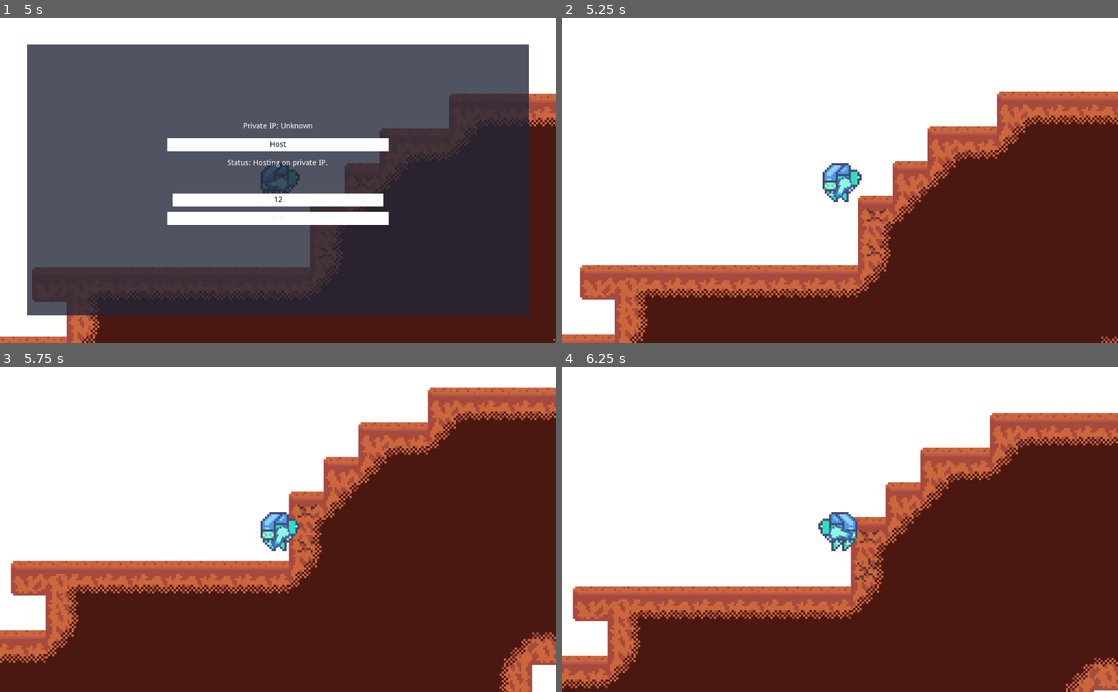
Above: before the commit, frames 1-4 (two rows, left to right).
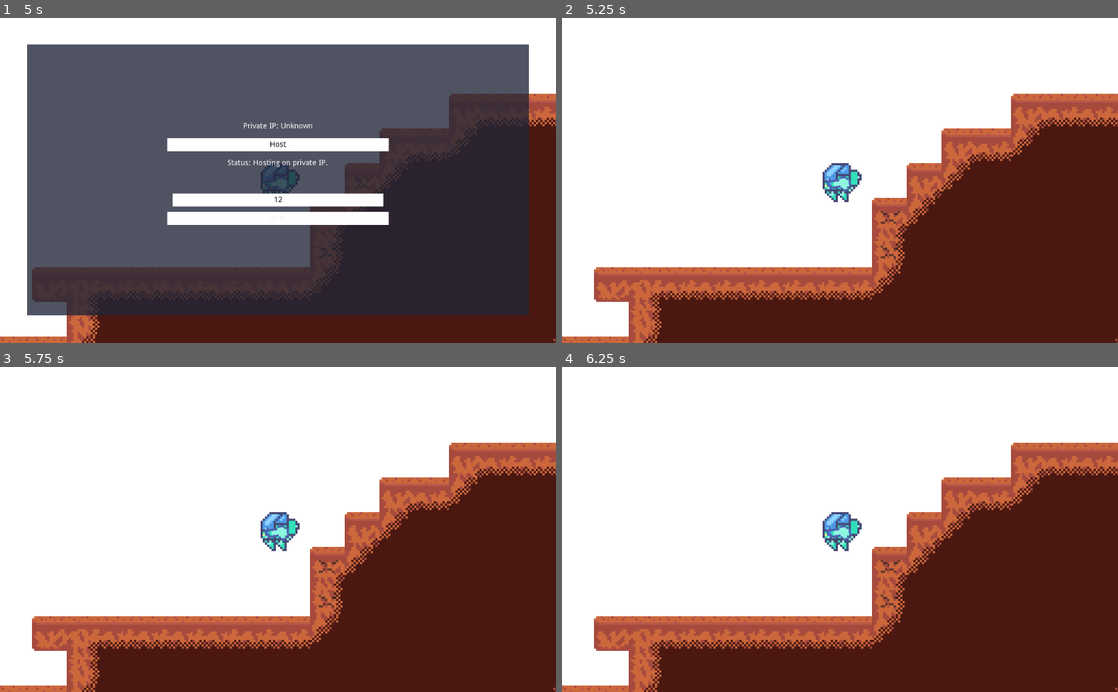
Above: after the commit, the same moments.

Repository: MichaelRRyan/Mecha-Miners
Game: Godot game, scene res://scenes/Gameplay.tscn
Same seed, same stepped clock (60 frames per second), same inputs: the game is played once before the commit and once after it.
Inputs (mouse positions are in pixels of both pictures, inside the frame that each line leads up to):
- Up to frame 1 (5 s): tap Enter at 0.5 s; move the mouse to (400, 164) at 0.52 s; press the mouse at (400, 164) at 0.53 s; hold D (move_right) 0.53-2 s; tap W (jump) at 0.77, 1.52 s; move the mouse to (166, 196) at 1.27 s; release the mouse at (166, 196) at 1.28 s; tap H (toggle_network_panel) at 1.35 s; click (278, 200) at 2.02 s; type "12" at 2.1 s; click "Host" at 2.75 s; click "Join" at 3.5 s; move the mouse to (333, 109) at 4.27 s; press the mouse at (333, 109) at 4.28 s; hold A (move_left) from 4.28 s (still down)
- Up to frame 2 (5.25 s): move the mouse to (812, 245) at 5.02 s; release A (move_left) at 5.03 s; release the mouse at (812, 245) at 5.03 s; hold D (move_right) from 5.03 s (still down); tap H (toggle_network_panel) at 5.1 s
- Up to frame 3 (5.75 s): keep holding D (move_right); tap W (jump) at 5.27 s
- Up to frame 4 (6.25 s): keep holding D (move_right); move the mouse to (1006, 578) at 5.77 s; press the mouse at (1006, 578) at 5.78 s; tap W (jump) at 6.02 s

Frame 1 is identical in both runs. In frame 2, 8.1% of the frame differs, in the area x 0-100%, y 22-100%; in frame 3, 33%, in the area x 0-100%, y 6-100%; in frame 4, 24%.
Error in both runs: Invalid call. Nonexistent function 'close_server' in base 'Node (Network.gd)'. (res://scripts/NetworkPanel.gd:47)

Commit message:
Added a missing assignment

Diff:
--- a/scripts/Gameplay.gd
+++ b/scripts/Gameplay.gd
@@ -41,7 +41,7 @@
 		var id = get_tree().get_network_unique_id()
 		player.set_name(str(id))
 		player.set_network_master(id)
-		player.is_online
+		player.is_online = true
 
 
 # -----------------------------------------------------------------------------
